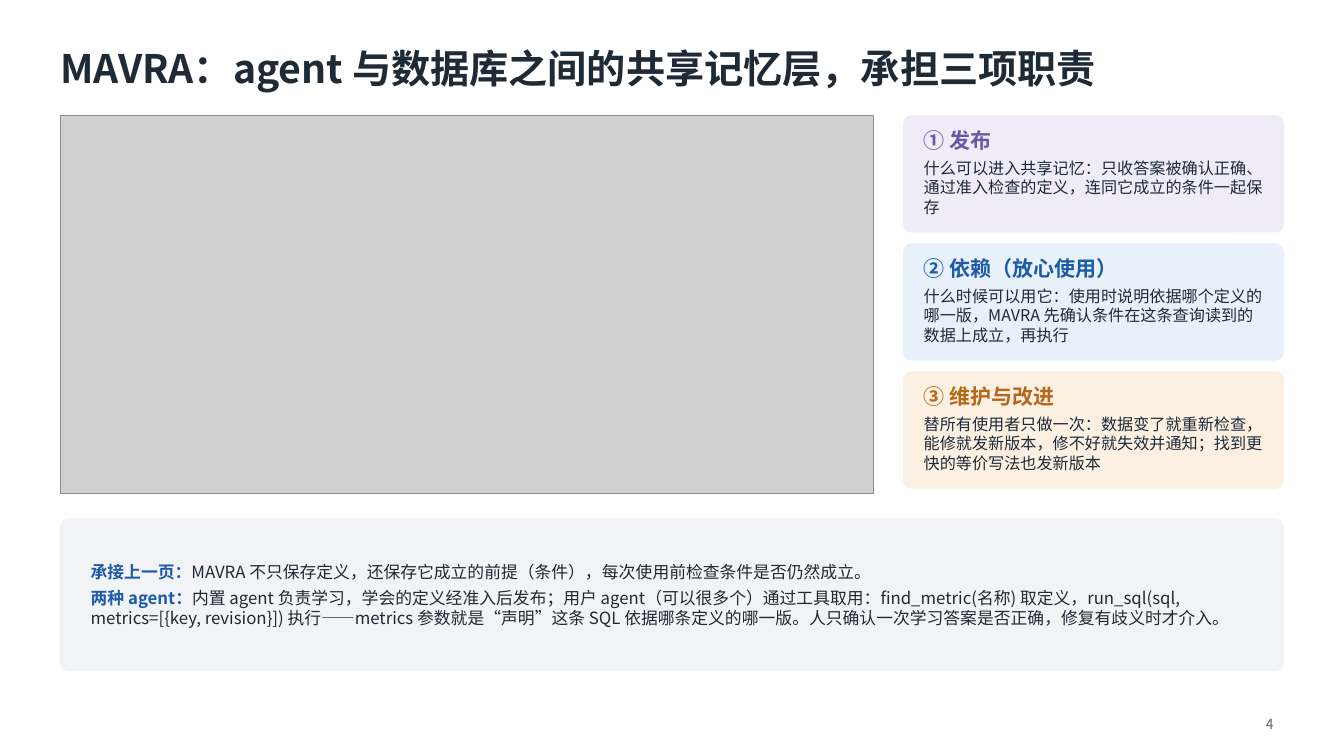
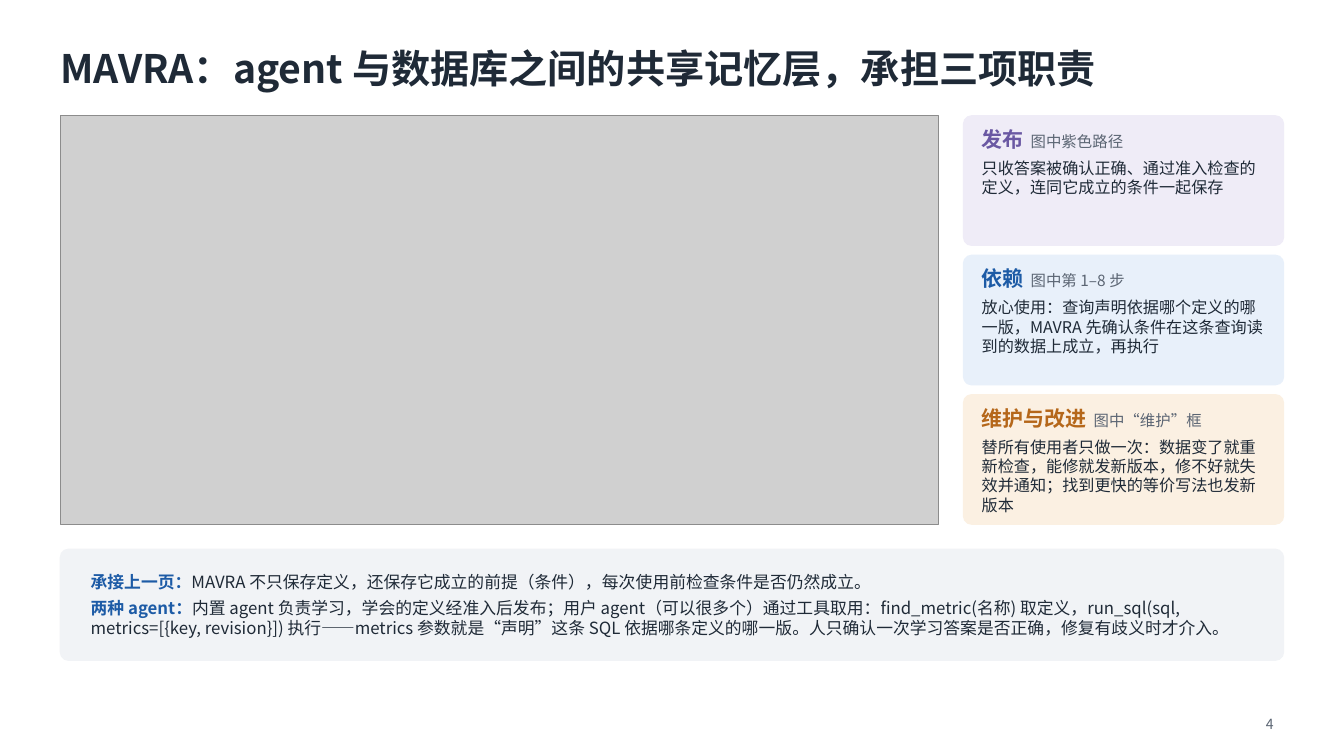
Before and after one commit to mmmttt000045/agent4db-adapter, a slide deck: slide 4 of docs/mavra-system.pptx. Drawn at 1344x756 pixels with LibreOffice and Linux fonts; fonts in the diff are those of the drawing; grey boxes stand for pictures. Boxes give left, top, right and bottom in pixels: in the first picture for what was removed or moved away, otherwise in the second. Text is boxed around its words. In the diff, an @@ line names an element or a change of style, - is before the commit and + after.

```diff
--- a/docs/mavra-system.pptx
+++ b/docs/mavra-system.pptx
@@ picture: place and size @@
-picture at (60,116,873,494)
+picture at (60,116,939,524)
@@ rounded rectangle: place and size @@
-rounded rectangle at (903,116,1284,232)
+rounded rectangle at (964,116,1284,245)
@@ text at (982,129,1124,149): text changed; size 15 to 11 pt; text colour #6A58A3 to #5B6573; bold off @@
-① 发布
+发布 图中紫色路径
@@ text at (982,160,1256,195): text changed @@
-什么可以进入共享记忆：只收答案被确认正确、通过准入检查的定义，连同它成立的条件一起保存
+只收答案被确认正确、通过准入检查的定义，连同它成立的条件一起保存
@@ rounded rectangle: place and size @@
-rounded rectangle at (903,244,1284,360)
+rounded rectangle at (964,255,1284,384)
@@ text at (982,268,1124,288): text changed; size 15 to 11 pt; text colour #1D5BA6 to #5B6573; bold off @@
-② 依赖（放心使用）
+依赖 图中第 1–8 步
@@ text at (982,299,1263,354): text changed @@
-什么时候可以用它：使用时说明依据哪个定义的哪一版，MAVRA 先确认条件在这条查询读到的数据上成立，再执行
+放心使用：查询声明依据哪个定义的哪一版，MAVRA 先确认条件在这条查询读到的数据上成立，再执行
@@ proportions changed in 4 elements at (60,549,1284,660), (964,116,1284,245), (964,255,1284,384), (964,395,1284,524) @@
@@ rounded rectangle: place and size @@
-rounded rectangle at (903,372,1284,488)
+rounded rectangle at (964,395,1284,524)
@@ text at (982,408,1202,428): text changed; size 15 to 11 pt; text colour #B5671A to #5B6573; bold off @@
-③ 维护与改进
+维护与改进 图中“维护”框
@@ text "替所有使用者只做一次：数据变了就重新检查，能修就发新版本，修不好就失效并通知；找到更快的等价写法也发新版本" rewrapped from (924,416,1263,471) to (982,439,1256,513) @@
@@ rounded rectangle: place and size @@
-rounded rectangle at (60,519,1284,670)
+rounded rectangle at (60,549,1284,660)
@@ text "承接上一页：MAVRA 不只保存定义，还保存它成立的前提（条件），每次使用前检查条件是否仍然成立。": place and size @@
-text "承接上一页：MAVRA 不只保存定义，还保存它成立的前提（条件），每次使用前检查条件是否仍然成立。" at (91,563,1229,628)
+text "承接上一页：MAVRA 不只保存定义，还保存它成立的前提（条件），每次使用前检查条件是否仍然成立。" at (91,573,1229,638)
```
Also in this commit, not shown: 9 other slides changed, 6 other files.
